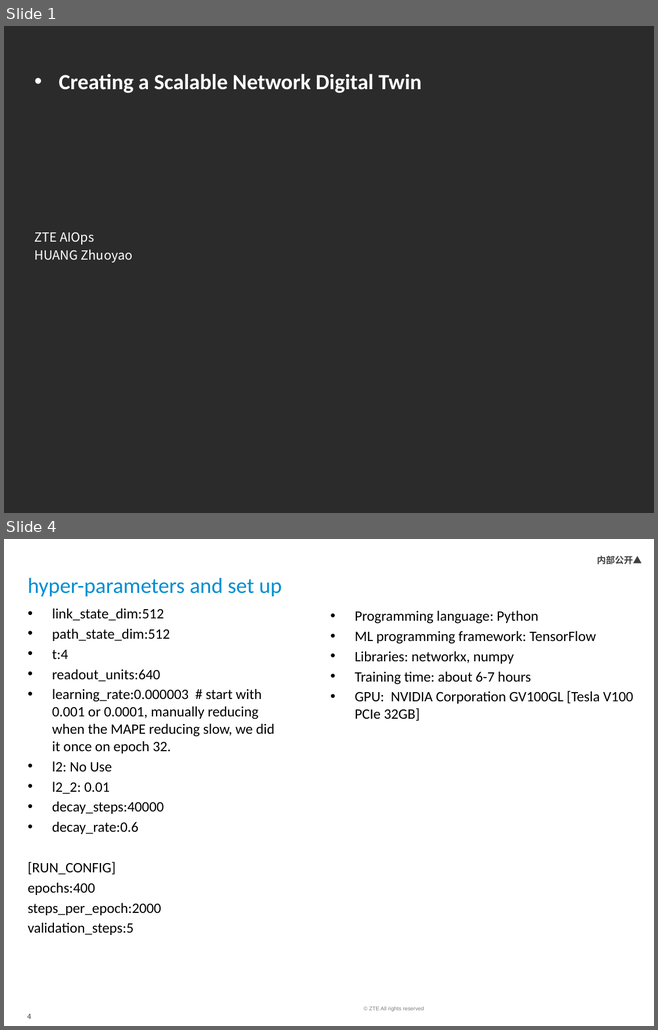
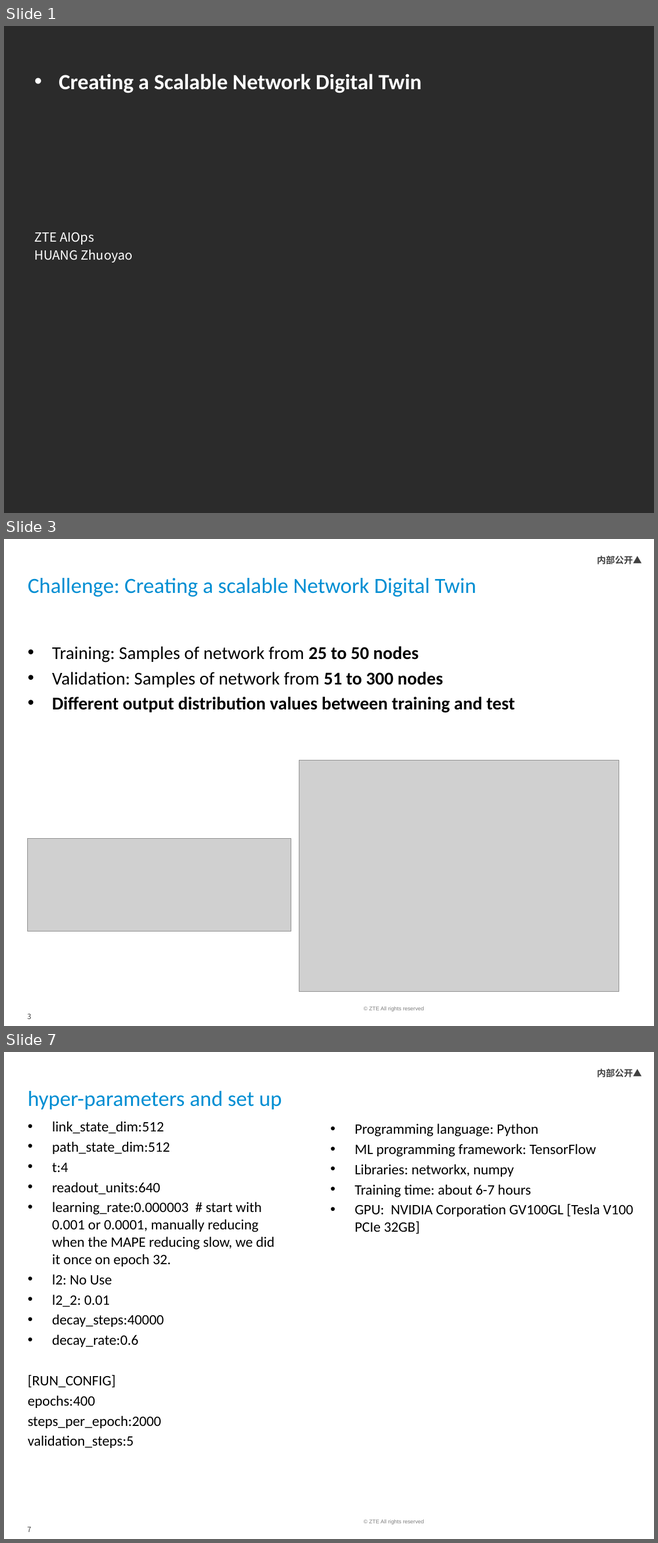
Before and after one commit to ITU-AI-ML-in-5G-Challenge/Graph-Neural-Networking-Challenge-2021-team-ZTE-AiOps, a slide deck: doc/solution from ZTE AIOps.pptx. Shown one above the other, each under a label of ours: slides 1 and 4 before the commit, slides 1, 3 and 7 after it; the slides between them are not shown. The pictures are 658x1030 and 658x1543 pixels, drawn with LibreOffice and Linux fonts; fonts in the diff are those of the drawing; grey boxes stand for pictures; background and template pictures are left out; a plain dark background stands for a picture behind light text. Boxes give left, top, right and bottom in pixels: in the first picture for what was removed or moved away, otherwise in the second. Text is boxed around its words. In the diff, an @@ line names an element or a change of style, - is before the commit and + after.

```diff
--- a/doc/solution from ZTE AIOps.pptx
+++ b/doc/solution from ZTE AIOps.pptx
@@ slide 3 added at (4,539,654,1026), background #FFFFFF; not listed: 3 template elements that a slide beside it also shows @@
@@ title added at (28,578,476,597), 24 pt, text #008ED3 @@
+Challenge: Creating a scalable Network Digital Twin
@@ text added at (52,646,514,713), 20 pt, text #000000, bold @@
+• Training: Samples of network from 25 to 50 nodes
+• Validation: Samples of network from 51 to 300 nodes
+• Different output distribution values between training and test
@@ picture added at (299,761,618,992) @@
@@ picture added at (27,838,291,931) @@
@@ what was slide 4 is now slide 7 @@
@@ page number at (27,1527,31,1532): text changed @@
-4
+7
```
Also in this commit, not shown: 2 slides changed, 2 other slides added.
